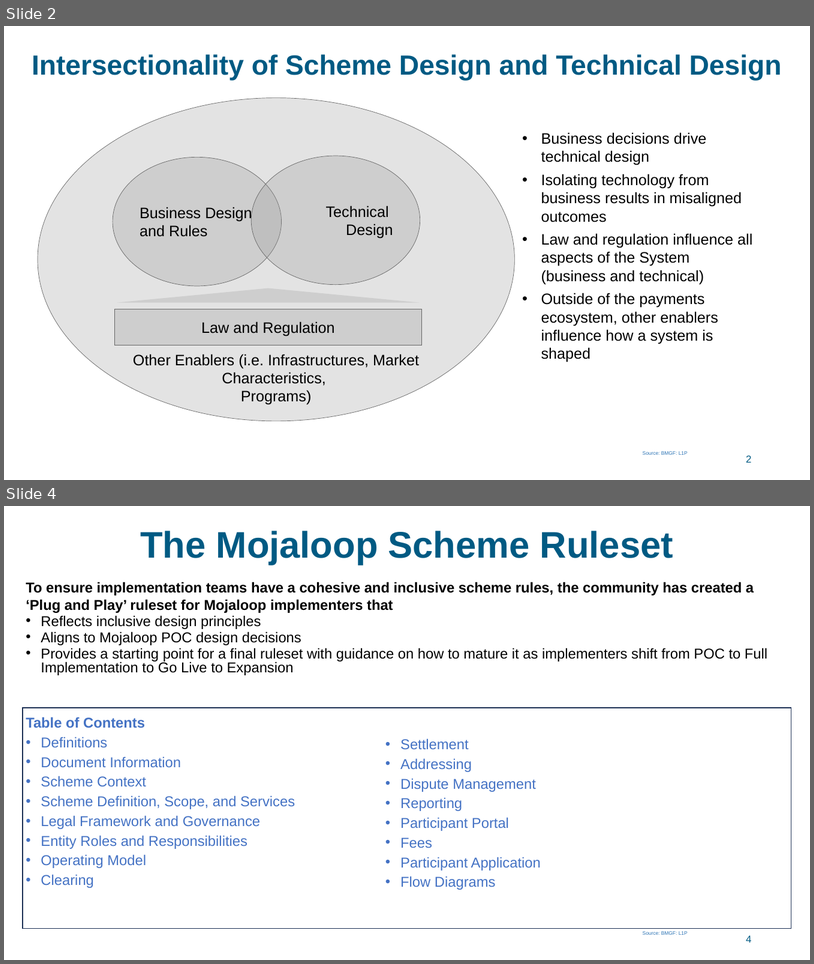
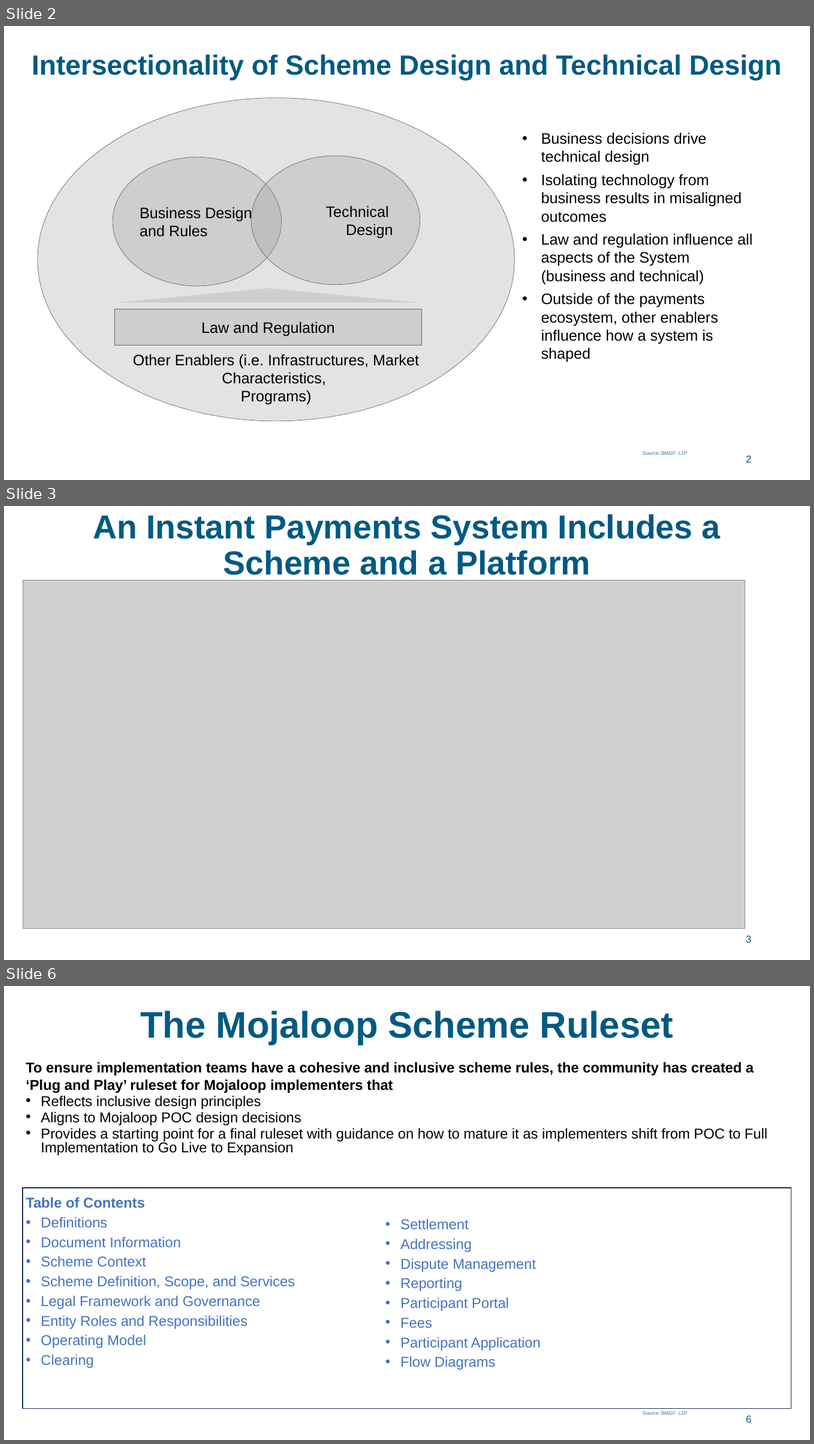
Before and after one commit to mojaloop/documentation-artifacts, a slide deck: presentations/pi_23_oct_2023/presentations/Scheme Rules Presentation.pptx. Shown one above the other, each under a label of ours: slides 2 and 4 before the commit, slides 2, 3 and 6 after it; the slides between them are not shown. The pictures are 814x964 and 814x1444 pixels, drawn with LibreOffice and Linux fonts; fonts in the diff are those of the drawing; grey boxes stand for pictures; background and template pictures are left out. Boxes give left, top, right and bottom in pixels: in the first picture for what was removed or moved away, otherwise in the second. Text is boxed around its words. In the diff, an @@ line names an element or a change of style, - is before the commit and + after.

Commit message:
updated scheme rules deck

```diff
--- a/presentations/pi_23_oct_2023/presentations/Scheme Rules Presentation.pptx
+++ b/presentations/pi_23_oct_2023/presentations/Scheme Rules Presentation.pptx
@@ slide 3 added at <box>4,506,810,960</box>, background picture (left out) @@
@@ title added at <box>93,514,721,580</box>, 79.2 pt, text #005A83, bold @@
+An Instant Payments System Includes a Scheme and a Platform
@@ picture added at <box>23,580,746,928</box> @@
@@ page number added at <box>746,935,752,942</box>, 24 pt, text #005A83 @@
+3
@@ what was slide 4 is now slide 6 @@
@@ page number at <box>746,1415,752,1422</box>: text changed @@
-4
+6
```
Also in this commit, not shown: 1 slide changed, 1 other slide added.
